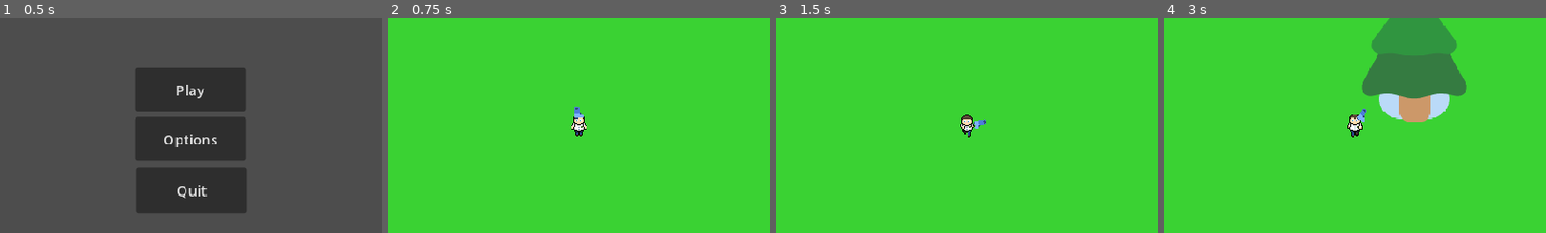
Above: before the commit, frames 1-4 (left to right).
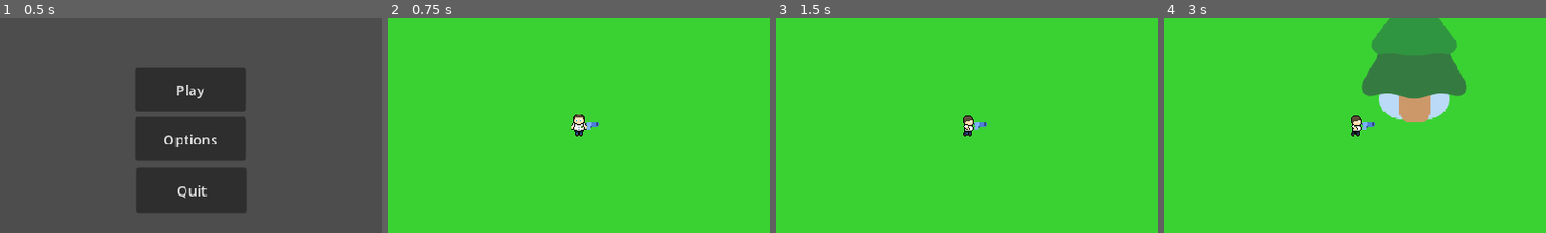
Above: after the commit, the same moments.

Repository: benz76428/labman-game-main
Game: Godot game, scene res://Main Menu/main_menu.tscn
The game is run twice, just before and just after one commit, with the same random seed, the same clock (stepped at 60 frames per second) and the same inputs. The engine's default icon, where the game draws it, is replaced by a stand-in: a white triangle on a blue panel in a dark square.
Inputs (mouse positions are % of the whole screen's width and height, from its top left):
- Up to frame 1 (0.5 s): no input
- Up to frame 2 (0.75 s): click "Play" at 0.5 s
- Up to frame 3 (1.5 s): tap Enter at 1.25 s; move the mouse to (72, 45) at 1.27 s; hold D (walk_right) from 1.28 s (still down)
- Up to frame 4 (3 s): move the mouse to (30, 55) at 2.02 s; release D (walk_right) at 2.03 s; hold S (walk_down) 2.03-2.78 s; move the mouse to (60, 28) at 2.77 s; hold D (walk_right) from 2.78 s (still down)
The pictures show only the part of the screen within x 25-75%, y 25-75%; the shares and areas given below are measured in that part.

Frame 1 is identical in both runs. In frame 2, 0.2% of the frame differs, in the area x 48-56%, y 41-52%; in frame 3, 0.3%; in frame 4, 0.4%, in the area x 48-56%, y 42-56%.
Error before the commit: Invalid access to property or key 'max_health' on a base object of type 'CharacterBody2D (Player)'. (res://Scenes/ui/hud.gd:23)

Commit message:
udate

Diff:
--- a/Scenes/Enemies/Fire Slinger/fire_slinger.tscn
+++ b/Scenes/Enemies/Fire Slinger/fire_slinger.tscn
@@ -7,8 +7,9 @@
 [sub_resource type="CircleShape2D" id="CircleShape2D_ddotj"]
 radius = 55.00909
 
-[node name="fire_slinger" type="CharacterBody2D"]
+[node name="fire_slinger" type="CharacterBody2D" groups=["enemy"]]
 scale = Vector2(0.15742107, 0.15030457)
+collision_layer = 3
 script = ExtResource("1_y5oqy")
 projectile_scene = ExtResource("2_utyy5")
 
--- a/Scenes/Enemies/Test_Slime/mob.tscn
+++ b/Scenes/Enemies/Test_Slime/mob.tscn
@@ -6,7 +6,7 @@
 [sub_resource type="CircleShape2D" id="CircleShape2D_nokgg"]
 radius = 54.0
 
-[node name="Mob" type="CharacterBody2D"]
+[node name="Mob" type="CharacterBody2D" groups=["enemy"]]
 scale = Vector2(0.2, 0.2)
 collision_layer = 3
 script = ExtResource("1_xg2pg")
--- a/Scenes/Enemies/Test_fast_slime/fast_mob.tscn
+++ b/Scenes/Enemies/Test_fast_slime/fast_mob.tscn
@@ -6,7 +6,7 @@
 [sub_resource type="CircleShape2D" id="CircleShape2D_nokgg"]
 radius = 54.0
 
-[node name="Mob" type="CharacterBody2D"]
+[node name="Mob" type="CharacterBody2D" groups=["enemy"]]
 scale = Vector2(0.2, 0.2)
 collision_layer = 3
 script = ExtResource("1_qrf6t")
--- a/Scenes/Enemies/base_slime/slime.tscn
+++ b/Scenes/Enemies/base_slime/slime.tscn
@@ -241,5 +241,5 @@
 [node name="AnimationPlayer" type="AnimationPlayer" parent="."]
 unique_name_in_owner = true
 libraries = {
-"": SubResource("AnimationLibrary_j6cum")
-}
+&"": SubResource("AnimationLibrary_j6cum")
+}
--- a/Scenes/Mutation Picker/mutation_picker.tscn
+++ b/Scenes/Mutation Picker/mutation_picker.tscn
@@ -10,7 +10,7 @@
 [node name="MutationPicker" type="CanvasLayer"]
 process_mode = 3
 script = ExtResource("1_stqne")
-possible_mutations = Array[ExtResource("2_n03u0")]([ExtResource("3_7kc2t"), ExtResource("4_7kc2t"), ExtResource("5_3d1f4"), ExtResource("6_8efn2")])
+possible_mutations = Array[ExtResource("2_n03u0")]([ExtResource("6_8efn2"), ExtResource("3_7kc2t"), ExtResource("4_7kc2t"), ExtResource("5_3d1f4")])
 
 [node name="ColorRect" type="ColorRect" parent="."]
 visibility_layer = 512
--- a/Scenes/Player/player.gd
+++ b/Scenes/Player/player.gd
@@ -15,8 +15,6 @@
 	"speed": 300.0,
 	"speed_multiplier": 1.0,
 	"damage_multiplier": 1.0,
-	"projectile_count": 1.0,
-	"pierce": 0.0,
 	"pickup_radius": 50.0,
 	"crit_chance": 0.0
 }
@@ -30,7 +28,8 @@
 var current_xp: int = 0
 var xp_to_next_level: int = 5 # How much DNA you need to hit Level 2
 
-
+var weapon
+var is_attacking: bool = false
 func _ready():
 	# 1. Copy the base stats to our active stats on spawn
 	current_stats = base_stats.duplicate()
@@ -80,7 +79,7 @@
 	# get_tree().reload_current_scene()
 
 # Enemies call this when they die and drop DNA
-func add_xp(amount: int):
+func gain_xp(amount: int):
 	current_xp += amount
 	xp_changed.emit(current_xp, xp_to_next_level)
 
--- a/Scenes/Player/walk_state.gd
+++ b/Scenes/Player/walk_state.gd
@@ -8,7 +8,9 @@
 	var direction: Vector2 = Input.get_vector("walk_left", "walk_right", "walk_up", "walk_down")
 
 	if player:
-		# Read the stats dynamically from the dictionary using our new get_stat() function
+		if direction != Vector2.ZERO:
+			player.player_direction = direction
+
 		var current_speed = player.get_stat("speed")
 		var current_mult = player.get_stat("speed_multiplier")
 
--- a/Scenes/Weapons/milk shooter/milk_nipples.gd
+++ b/Scenes/Weapons/milk shooter/milk_nipples.gd
@@ -1,28 +1,35 @@
-extends BaseWeapon
+extends BaseWeapon # <-- Now it inherits all the auto-targeting logic!
 
-var fire_timer: float = 0.0
-@export var base_damage: float = 1.0
+# Make sure this matches your marker node name (e.g., $Muzzle, $Marker2D, etc.)
+# If you have two muzzles (since it's plural!), let me know and we can make it shoot from both!
+@onready var muzzle = $Muzzle
 
-func _physics_process(delta: float) -> void:
-
-	look_at(get_global_mouse_position())
-
-func shoot(aim_direction: Vector2) -> void:
-	var final_damage = base_damage
-	if owner and "base_damage_mult" in owner:
-		final_damage = base_damage * owner.base_damage_mult
-
-	if not can_shoot or projectile_scene == null:
+# This overrides the blank function in the base class!
+func shoot(target: Node2D):
+	if not projectile_scene:
+		print("ERROR: No milk projectile scene attached!")
 		return
 
-	can_shoot = false
+	var new_milk = projectile_scene.instantiate()
 
+	# Point the weapon exactly at the closest enemy!
+	look_at(target.global_position)
 
-	var drop = projectile_scene.instantiate()
-	drop.damage = final_damage
-	drop.global_position = %ShootingPoint.global_position
-	drop.global_rotation = %ShootingPoint.global_rotation
-	get_tree().current_scene.add_child(drop)
+	# Calculate damage using the player's dictionary
+	var final_damage = base_damage
+	if player and player.has_method("get_stat"):
+		final_damage = base_damage * player.get_stat("damage_multiplier")
 
-	await get_tree().create_timer(fire_rate).timeout
-	can_shoot = true
+	# Set up the projectile
+	new_milk.damage = final_damage
+
+	# If you don't have a Muzzle node, you can just use `global_position` instead
+	if muzzle:
+		new_milk.global_position = muzzle.global_position
+	else:
+		new_milk.global_position = global_position
+
+	new_milk.rotation = global_rotation
+
+	# Add the projectile to the world
+	get_tree().current_scene.add_child(new_milk)
--- a/Scenes/Weapons/pistol/gun.gd
+++ b/Scenes/Weapons/pistol/gun.gd
@@ -1,30 +1,27 @@
-extends BaseWeapon
+extends BaseWeapon # <-- Notice it extends our new class!
 
-var fire_timer: float = 0.0
-@export var base_damage: float = 1.0
+@onready var muzzle = $%ShootingPoint # Assuming you have a Marker2D node called Muzzle
 
-func _physics_process(delta: float) -> void:
-	# Always point at the mouse
-	look_at(get_global_mouse_position())
+# This overrides the blank function in the base class!
+func shoot(target: Node2D):
+	if not projectile_scene:
+		print("ERROR: No bullet scene attached to gun!")
+		return
 
-	# Count down the cooldown
-	if fire_timer > 0:
-		fire_timer -= delta
+	var new_bullet = projectile_scene.instantiate()
 
-func shoot(aim_dir: Vector2) -> void:
-	# ONLY shoot if the cooldown timer is at or below zero
+	# Point the gun exactly at the closest enemy!
+	look_at(target.global_position)
+
+	# Calculate damage using the player's dictionary
 	var final_damage = base_damage
-	if owner and "base_damage_mult" in owner:
-		final_damage = base_damage * owner.base_damage_mult
+	if player and player.has_method("get_stat"):
+		final_damage = base_damage * player.get_stat("damage_multiplier")
 
-	if fire_timer <= 0:
-		const BULLET = preload("res://Scenes/Weapons/pistol/bullet.tscn")
-		var new_bullet = BULLET.instantiate()
-		new_bullet.damage = final_damage
-		new_bullet.global_position = %ShootingPoint.global_position
-		new_bullet.global_rotation = %ShootingPoint.global_rotation
+	# Set up the bullet
+	new_bullet.damage = final_damage
+	new_bullet.global_position = muzzle.global_position
+	new_bullet.rotation = global_rotation
 
-		# Add to the main scene tree
-		get_tree().current_scene.add_child(new_bullet)
-
-		fire_timer = fire_rate
+	# Add the bullet to the world
+	get_tree().current_scene.add_child(new_bullet)
--- a/Scenes/ui/hud.gd
+++ b/Scenes/ui/hud.gd
@@ -20,7 +20,7 @@
 
 		# --- Health Setup ---
 		player.health_changed.connect(update_health_bar)
-		update_health_bar(player.current_health, player.max_health)
+		update_health_bar(player.current_health, player.get_stat("max_health"))
 	else:
 		print("ERROR: HUD could not find the Player in the 'player' group!")
 
--- a/Scripts/Mutations/base_weapon.gd
+++ b/Scripts/Mutations/base_weapon.gd
@@ -1,10 +1,64 @@
-extends Node2D
 class_name BaseWeapon
+extends Area2D
 
 @export var projectile_scene: PackedScene
-@export var fire_rate: float = 0.5
-var can_shoot: bool = true
+@export var base_damage: float = 1.0
+@export var fire_rate: float = 1.0 # Time between shots in seconds
 
+var enemies_in_range: Array[Node2D] = []
+var fire_timer: Timer
+var player: Player
 
-func shoot(aim_direction: Vector2) -> void:
+func _ready():
+	# 1. Find the player
+	player = get_tree().get_first_node_in_group("player") as Player
+
+	# 2. Create the fire rate timer entirely through code (no extra nodes needed!)
+	fire_timer = Timer.new()
+	fire_timer.wait_time = fire_rate
+	fire_timer.autostart = true
+	fire_timer.timeout.connect(_on_fire_timer_timeout)
+	add_child(fire_timer)
+
+	# 3. Connect our Area2D signals to track enemies
+	body_entered.connect(_on_body_entered)
+	body_exited.connect(_on_body_exited)
+
+# --- TARGETING LOGIC ---
+
+func _on_body_entered(body: Node2D):
+	if body.is_in_group("enemy"):
+		enemies_in_range.append(body)
+
+func _on_body_exited(body: Node2D):
+	if enemies_in_range.has(body):
+		enemies_in_range.erase(body)
+
+func get_closest_enemy() -> Node2D:
+	if enemies_in_range.is_empty(): return null
+
+	# Clean up the array in case an enemy died while inside our range
+	enemies_in_range = enemies_in_range.filter(func(e): return is_instance_valid(e) and e.current_health > 0)
+
+	var closest_enemy = null
+	var closest_distance = INF
+
+	for enemy in enemies_in_range:
+		var distance = global_position.distance_to(enemy.global_position)
+		if distance < closest_distance:
+			closest_distance = distance
+			closest_enemy = enemy
+
+	return closest_enemy
+
+# --- FIRING LOGIC ---
+
+func _on_fire_timer_timeout():
+	var target = get_closest_enemy()
+	if target:
+		# If we have a target, tell the specific gun to shoot it!
+		shoot(target)
+
+# Virtual function: Specific weapons (like gun.gd) will overwrite this!
+func shoot(_target: Node2D):
 	pass
--- a/Scripts/Mutations/damage increase/combat_stim_dna.tres
+++ b/Scripts/Mutations/damage increase/combat_stim_dna.tres
@@ -4,9 +4,6 @@
 
 [resource]
 script = ExtResource("1_ovlip")
-mutation_name = "Magical Needle"
-description = "Increases all the damage you deal"
-max_level = 10
-base_value = 0.5
-upgrade_value = 0.25
+mutation_name = "Combat Stimulant"
+mutation_description = "Increase Damage Dealt"
 metadata/_custom_type_script = "uid://bpuiyvxx3aamk"
--- a/Scripts/Mutations/fast feet/fast_feet_dna.tres
+++ b/Scripts/Mutations/fast feet/fast_feet_dna.tres
@@ -5,6 +5,6 @@
 [resource]
 script = ExtResource("1_oiisj")
 mutation_name = "Fast Feet"
-description = "Increases Movement Speed"
+target_stat = "10"
 base_value = 0.5
 metadata/_custom_type_script = "uid://bvwqqlsucxuuc"
--- a/Scripts/Mutations/health upgrade/minor_health_dna.tres
+++ b/Scripts/Mutations/health upgrade/minor_health_dna.tres
@@ -1,11 +1,9 @@
-[gd_resource type="Resource" script_class="ThickHideMutation" load_steps=3 format=3 uid="uid://4efsnv3e421h"]
+[gd_resource type="Resource" script_class="ThickHideMutation" load_steps=2 format=3 uid="uid://4efsnv3e421h"]
 
-[ext_resource type="Texture2D" uid="uid://bmqbqtoh5aykd" path="res://icon.svg" id="1_1wjqb"]
 [ext_resource type="Script" uid="uid://b3j1br8hcyw0j" path="res://Scripts/Mutations/health upgrade/thick_hide_mutation.gd" id="1_sisqo"]
 
 [resource]
 script = ExtResource("1_sisqo")
 health_increase = 5000
 mutation_name = "Thick Hide"
-description = "Increase HP by 25"
-icon = ExtResource("1_1wjqb")
+target_stat = "10"
--- a/project.godot
+++ b/project.godot
@@ -21,6 +21,10 @@
 window/size/viewport_height=480
 window/size/mode=3
 window/stretch/mode="canvas_items"
+
+[global_group]
+
+enemy="enemies"
 
 [input]
 
